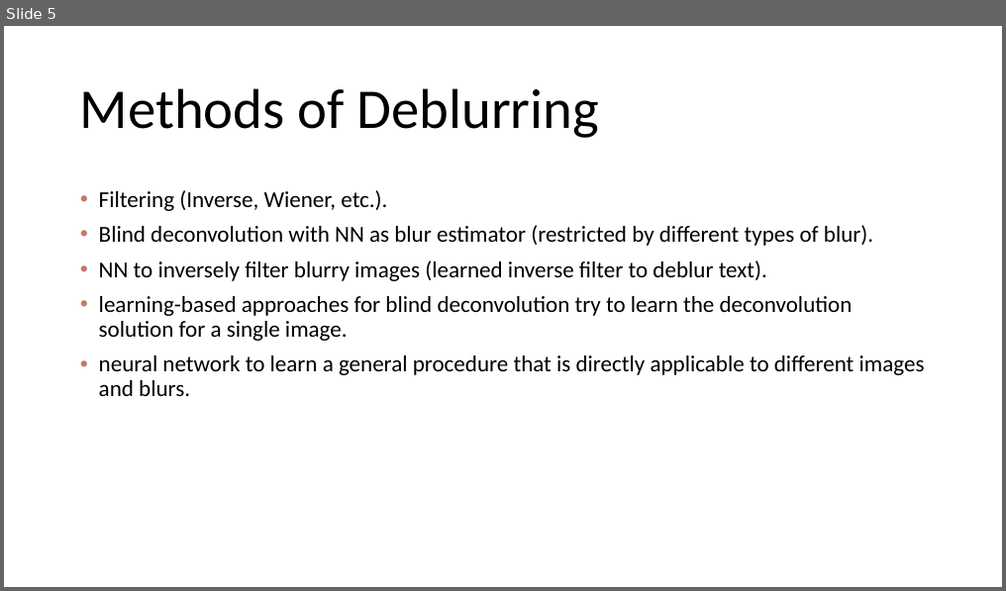
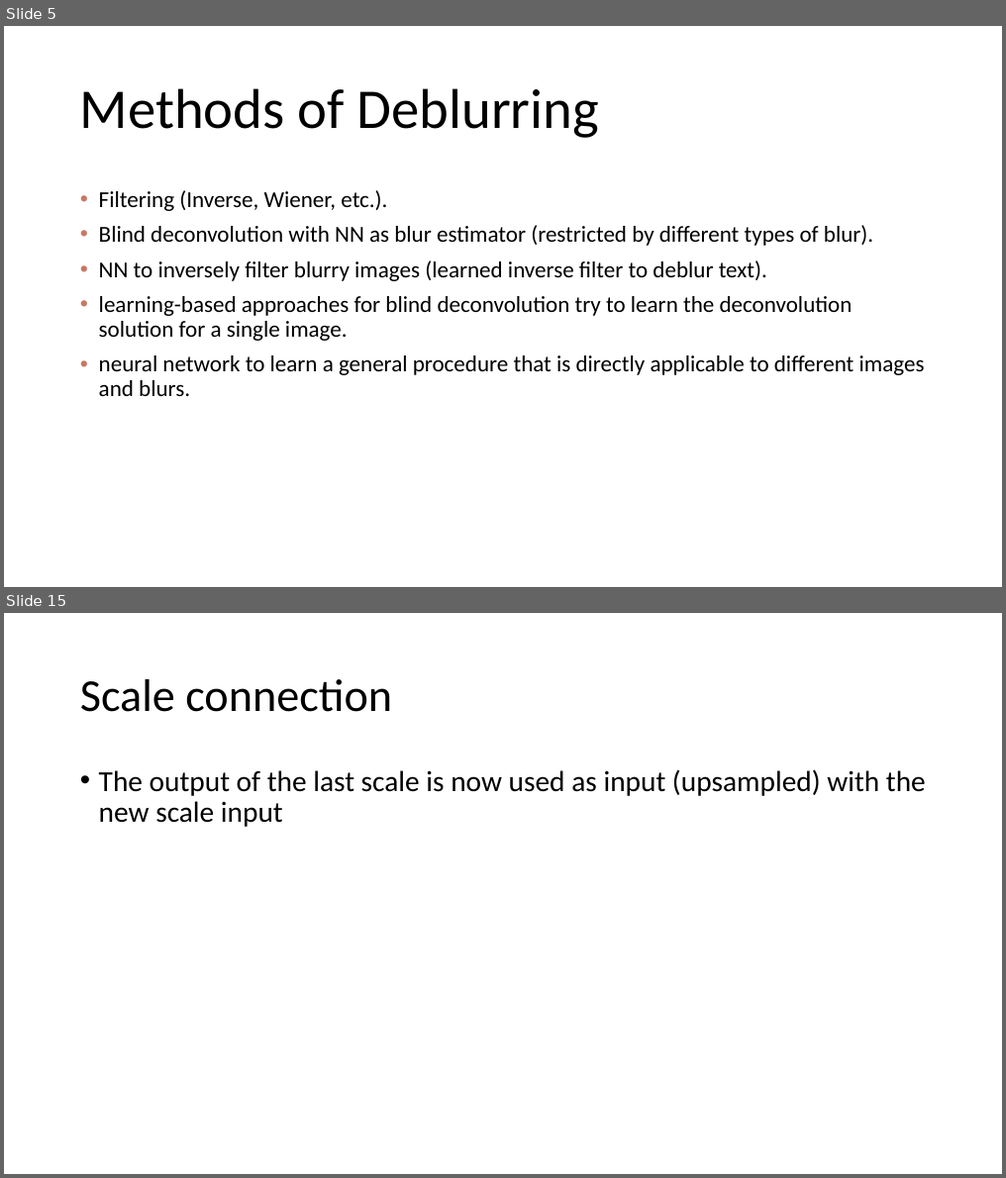
Before and after one commit to Tomlevron/Digital-image-processing, a slide deck: Slideshow/Scale-recurrent network for deblurring.pptx. Shown one above the other, each under a label of ours: slide 5 before the commit, slides 5 and 15 after it; the slides between them are not shown. The pictures are 1006x591 and 1006x1178 pixels, drawn with LibreOffice and Linux fonts; fonts in the diff are those of the drawing. Boxes give left, top, right and bottom in pixels: in the first picture for what was removed or moved away, otherwise in the second. Text is boxed around its words. In the diff, an @@ line names an element or a change of style, - is before the commit and + after.

```diff
--- a/Slideshow/Scale-recurrent network for deblurring.pptx
+++ b/Slideshow/Scale-recurrent network for deblurring.pptx
@@ slide 15 added at bbox=[4, 613, 1002, 1174], background #FFFFFF @@
@@ title added at bbox=[80, 679, 392, 712], 44 pt, text #000000 @@
+Scale connection
@@ text added at bbox=[99, 769, 926, 827], 28 pt, text #000000 @@
+• The output of the last scale is now used as input (upsampled) with the new scale input
```
Also in this commit, not shown: 3 slides changed, 16 other slides added.
